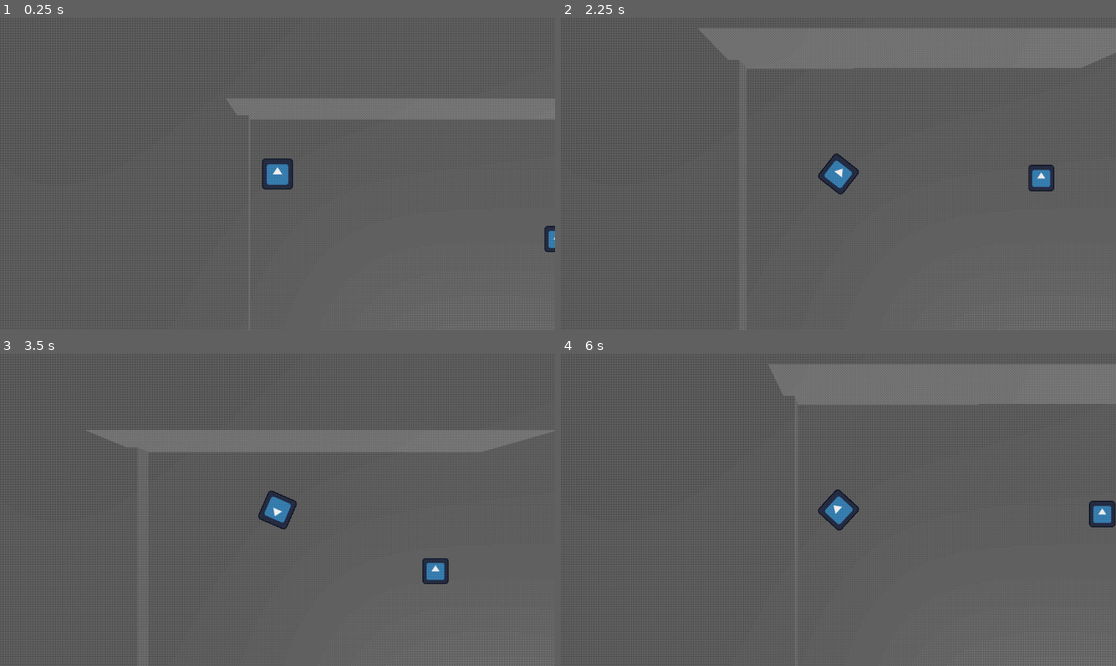
Above: before the commit, frames 1-4 (two rows, left to right).
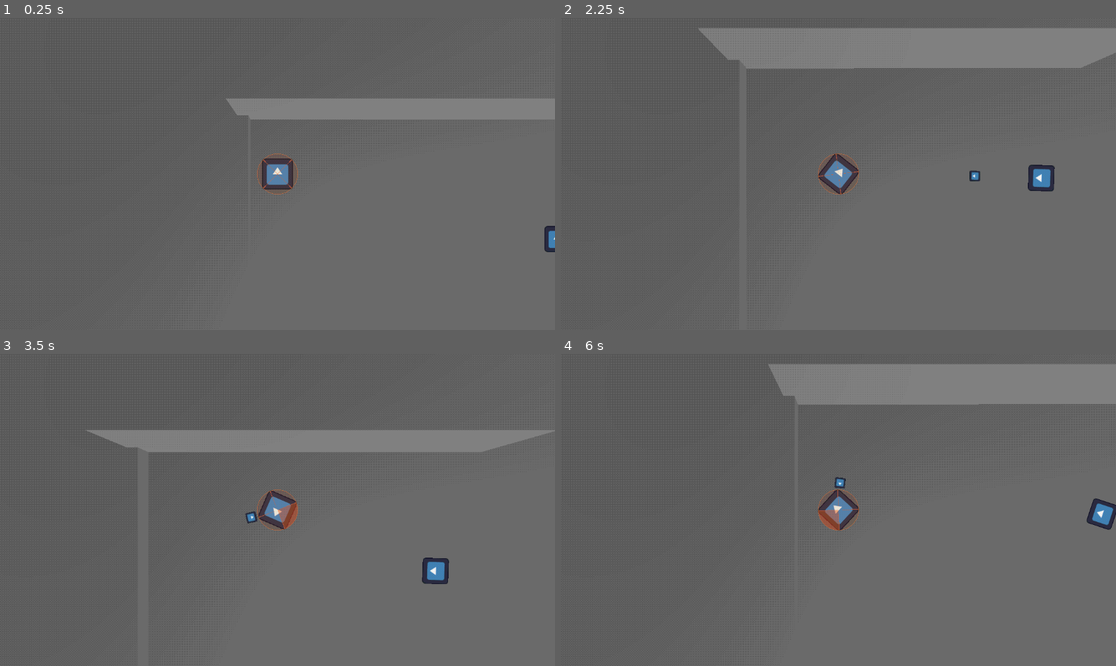
Above: after the commit, the same moments.

Repository: CasualShrub/arrow-head
Game: Godot game, scene res://scenes/encounter.tscn
Same seed, same stepped clock (60 frames per second), same inputs: the game is played once before the commit and once after it. The engine's default icon, where the game draws it, is replaced by a stand-in: a white triangle on a blue panel in a dark square.
Inputs (mouse positions are in pixels of both pictures, inside the frame that each line leads up to):
- Up to frame 1 (0.25 s): no input
- Up to frame 2 (2.25 s): tap Enter at 0.5 s; move the mouse to (960, 158) at 0.52 s; hold D (move_right) 0.53-1.28 s; hold Space (fire) 0.53-1.28 s; move the mouse to (727, 189) at 1.27 s; hold S (move_down) 1.28-2.03 s; tap Space (fire) at 1.35 s; move the mouse to (894, 105) at 2.02 s; hold D (move_right) from 2.03 s (still down); hold Space (fire) from 2.03 s (still down)
- Up to frame 3 (3.5 s): move the mouse to (249, 572) at 2.77 s; release D (move_right) at 2.78 s; release Space (fire) at 2.78 s; hold W (move_up) from 2.78 s (still down); tap Space (fire) at 2.85 s
- Up to frame 4 (6 s): move the mouse to (1005, 556) at 3.52 s; release W (move_up) at 3.53 s; hold Space (fire) 3.53-4.28 s; hold A (move_left) 3.53-5.03 s; move the mouse to (672, 463) at 4.27 s; tap Space (fire) at 4.35, 5.85 s; move the mouse to (866, 510) at 5.02 s; hold S (move_down) 5.03-5.78 s; hold Space (fire) 5.03-5.78 s; move the mouse to (755, 432) at 5.77 s; hold D (move_right) from 5.78 s (still down)

The runs differ from the first frame. In frame 1, 1.7% of the frame differs, in the area x 38-100%, y 26-100%; in frame 2, 2.0%; in frame 3, 2.0%; in frame 4, 2.2%, in the area x 37-100%, y 3-100%.

Commit message:
add basic sectors

Diff:
--- a/scenes/arrow.tscn
+++ b/scenes/arrow.tscn
@@ -3,17 +3,22 @@
 [ext_resource type="Script" uid="uid://ddq3o77rdeao0" path="res://scripts/arrow.gd" id="1_arrow"]
 [ext_resource type="Texture2D" uid="uid://ssnmuf3en2ae" path="res://icon.svg" id="2_23jat"]
 
-[sub_resource type="CapsuleShape3D" id="CapsuleShape3D_ub6uw"]
+[sub_resource type="CapsuleShape3D" id="CapsuleShape3D_23jat"]
+radius = 0.2
+height = 0.6
 
 [node name="Arrow" type="CharacterBody3D" unique_id=201688871]
-transform = Transform3D(1.69, 0, 0, 0, 1.69, 0, 0, 0, 0, 0, 0, 0)
 collision_layer = 2
 collision_mask = 5
+motion_mode = 1
 script = ExtResource("1_arrow")
 
-[node name="Visual" type="Sprite3D" parent="." unique_id=795682716]
+[node name="Collider" type="CollisionShape3D" parent="." unique_id=568441233]
+unique_name_in_owner = true
+transform = Transform3D(1, 0, 0, 0, -4.371139e-08, 1, 0, -1, -4.371139e-08, 0, 0, 0)
+shape = SubResource("CapsuleShape3D_23jat")
+
+[node name="Sprite3D" type="Sprite3D" parent="." unique_id=1125079801]
+transform = Transform3D(0.2, 0, 0, 0, -8.742278e-09, 0.2, 0, -0.2, -8.742278e-09, 0, 0, 0)
+double_sided = false
 texture = ExtResource("2_23jat")
-
-[node name="Collider" type="CollisionShape3D" parent="." unique_id=1528460849]
-unique_name_in_owner = true
-shape = SubResource("CapsuleShape3D_ub6uw")
--- a/scenes/encounter.tscn
+++ b/scenes/encounter.tscn
@@ -4,9 +4,14 @@
 [ext_resource type="PackedScene" uid="uid://boryk37cbh1nx" path="res://scenes/player.tscn" id="1_lp88p"]
 [ext_resource type="Script" uid="uid://doms8x46cr1tt" path="res://scripts/camera.gd" id="3_ensgf"]
 [ext_resource type="PackedScene" uid="uid://b8rs35o7f45v0" path="res://scenes/enemy.tscn" id="4_kb58x"]
-[ext_resource type="Material" uid="uid://cuk6ujha27ml6" path="res://shaders/test.tres" id="5_75kek"]
+[ext_resource type="Shader" uid="uid://dnw37cynwb7od" path="res://shaders/screen_effect.gdshader" id="5_75kek"]
 
 [sub_resource type="Environment" id="Environment_ub6uw"]
+
+[sub_resource type="ShaderMaterial" id="ShaderMaterial_tuyoq"]
+shader = ExtResource("5_75kek")
+shader_parameter/color_steps = 12.0
+shader_parameter/dither_strength = 0.25
 
 [node name="Encounter" type="Node3D" unique_id=571267862]
 script = ExtResource("1_eu4s7")
@@ -47,6 +52,7 @@
 
 [node name="CSGBox3D3" type="CSGBox3D" parent="SubViewportContainer/SubViewport/World" unique_id=1883586222]
 transform = Transform3D(1, 0, 0, 0, 1, 0, 0, 0, 1, 3.9434004, -0.6442939, -25.800964)
+use_collision = true
 collision_layer = 4
 size = Vector3(10.082903, 2.6455078, 48.39807)
 
@@ -68,7 +74,7 @@
 transform = Transform3D(1, 0, 0, 0, 1, 0, 0, 0, 1, 6.883429, 0, 1.6004148)
 
 [node name="ColorRect" type="ColorRect" parent="." unique_id=1172579494]
-material = ExtResource("5_75kek")
+material = SubResource("ShaderMaterial_tuyoq")
 anchors_preset = 15
 anchor_right = 1.0
 anchor_bottom = 1.0
--- a/scenes/enemy.tscn
+++ b/scenes/enemy.tscn
@@ -18,7 +18,7 @@
 [node name="HurtCollider" type="CollisionShape3D" parent="." unique_id=1742085930]
 unique_name_in_owner = true
 shape = SubResource("SphereShape3D_ensgf")
-debug_color = Color(1, 0, 0, 0.41960785)
+debug_color = Color(0, 0.6, 0.7019608, 0.41960785)
 
 [node name="Health" type="Node" parent="." unique_id=1511902786]
 script = ExtResource("2_md0e3")
@@ -33,4 +33,9 @@
 
 [node name="Sprite" type="Sprite3D" parent="." unique_id=508008351]
 transform = Transform3D(0.5, 0, 0, 0, -2.1855694e-08, 0.5, 0, -0.5, -2.1855694e-08, 0, 0, 0)
+double_sided = false
 texture = ExtResource("5_c4w8v")
+
+[node name="InstanceTimers" type="Node" parent="." unique_id=160238136]
+
+[connection signal="timeout" from="FireDebounce" to="." method="_on_fire_timeout"]
--- a/scenes/level.tscn
+++ b/scenes/level.tscn
@@ -52,13 +52,13 @@
 
 [node name="Player" parent="." unique_id=508579643 instance=ExtResource("2_w8frs")]
 
-[node name="Enemy" parent="." unique_id=1183056859 node_paths=PackedStringArray("player") instance=ExtResource("2_w7c3h")]
-position = Vector2(-300, -150)
+[node name="Enemy" parent="." unique_id=1183056859 instance=ExtResource("2_w7c3h")]
+transform = Transform3D(1, 0, 0, 0, 1, 0, 0, 0, 1, -300, -150, 0)
+
+[node name="SectorDisplay" type="Node2D" parent="." unique_id=1684153881 node_paths=PackedStringArray("player")]
+z_index = 1
+script = ExtResource("4_sd")
+radius = null
 player = NodePath("../Player")
 
-[node name="SectorDisplay" type="Node2D" parent="." node_paths=PackedStringArray("player")]
-z_index = 1
-script = ExtResource("4_sd")
-player = NodePath("../Player")
-
-[node name="Hud" parent="." instance=ExtResource("3_hud")]
+[node name="Hud" parent="." unique_id=2110212236 instance=ExtResource("3_hud")]
--- a/scenes/player.tscn
+++ b/scenes/player.tscn
@@ -4,19 +4,42 @@
 [ext_resource type="Script" uid="uid://cq7vk7ukbmts4" path="res://scripts/health_component.gd" id="2_g2els"]
 [ext_resource type="Script" uid="uid://bw22qrc8y4p5b" path="res://scripts/input_component.gd" id="3_qhqgy"]
 [ext_resource type="Texture2D" uid="uid://ssnmuf3en2ae" path="res://icon.svg" id="4_dqkch"]
+[ext_resource type="Shader" uid="uid://bfi638v144t8g" path="res://shaders/sector_visualiser.gdshader" id="5_qlg0r"]
+[ext_resource type="Script" uid="uid://bdywsusg7sgug" path="res://scripts/sectors_component.gd" id="6_tuyoq"]
 
-[sub_resource type="SphereShape3D" id="SphereShape3D_qlg0r"]
+[sub_resource type="SphereShape3D" id="SphereShape3D_tuyoq"]
+radius = 0.4
 
-[node name="Player" type="CharacterBody3D" unique_id=439211336 node_paths=PackedStringArray("input", "health")]
+[sub_resource type="ShaderMaterial" id="ShaderMaterial_fjrip"]
+render_priority = 0
+shader = ExtResource("5_qlg0r")
+shader_parameter/sector_count = 4
+shader_parameter/aimed_sector = -1
+shader_parameter/occupied_mask = 0
+shader_parameter/empty_color = Color(0.9, 0.35, 0.15, 0.12)
+shader_parameter/occupied_color = Color(0.9, 0.35, 0.15, 0.5)
+shader_parameter/highlight_color = Color(0.9882353, 0.59607846, 0, 0.7137255)
+shader_parameter/line_color = Color(0.95, 0.45, 0.25, 0.7)
+shader_parameter/edge_width = 0.02
+shader_parameter/outer_ring_width = 0.02
+
+[sub_resource type="QuadMesh" id="QuadMesh_ub6uw"]
+
+[node name="Player" type="CharacterBody3D" unique_id=439211336 node_paths=PackedStringArray("input", "health", "sectors")]
 collision_mask = 4
 script = ExtResource("1_3vyb7")
 input = NodePath("Input")
 health = NodePath("Health")
+sectors = NodePath("Sectors")
+hurt_radius = 0.4
+sector_count = 4
+sector_centered = true
+sector_radius = 1.0
 
 [node name="HurtCollider" type="CollisionShape3D" parent="." unique_id=1401584448]
 unique_name_in_owner = true
-shape = SubResource("SphereShape3D_qlg0r")
-debug_color = Color(1, 0, 0, 0.41960785)
+shape = SubResource("SphereShape3D_tuyoq")
+debug_color = Color(0, 0.6, 0.7019608, 0.41960785)
 
 [node name="Health" type="Node" parent="." unique_id=1891742081]
 script = ExtResource("2_g2els")
@@ -37,4 +60,13 @@
 [node name="Sprite" type="Sprite3D" parent="." unique_id=1671790148]
 unique_name_in_owner = true
 transform = Transform3D(0.59999996, 0, 0, 0, -2.6226832e-08, 0.59999996, 0, -0.59999996, -2.6226832e-08, 0, 0, 0)
+double_sided = false
 texture = ExtResource("4_dqkch")
+
+[node name="Sectors" type="MeshInstance3D" parent="." unique_id=9603647]
+transform = Transform3D(-0.70710677, -0.70710677, -3.090862e-08, 0, -4.371139e-08, 1, -0.70710677, 0.70710677, 3.090862e-08, 0, 0.0095798075, 0)
+material_override = SubResource("ShaderMaterial_fjrip")
+mesh = SubResource("QuadMesh_ub6uw")
+script = ExtResource("6_tuyoq")
+
+[connection signal="timeout" from="Recovery" to="." method="_on_recovery_timeout"]
--- a/scripts/arrow.gd
+++ b/scripts/arrow.gd
@@ -15,7 +15,7 @@
 
 @export var damage := 10
 @export_group("movement")
-@export var speed := 700.0
+@export var speed := 7.0
 @export var max_bounces := 8
 @export var direction := Vector3.RIGHT:
 	set(value):
@@ -24,6 +24,8 @@
 @export_group("lifetime")
 @export var max_lifetime := 0.0
 @export var free_on_finish := true
+
+@onready var collider: CollisionShape3D = %Collider
 
 signal hit(target: Player)
 signal finished(arrow: Arrow)
@@ -58,7 +60,7 @@
 	if max_lifetime == 0: return INF
 	return max_lifetime - _life
 
-func get_sector(collided: int) -> Array[int]:
+func get_sectors(collided: int) -> Array[int]:
 	return [collided]
 
 func activate(pos: Vector3, dir: Vector3, new_team := team) -> void:
@@ -69,20 +71,20 @@
 	_life = 0.0
 	_bounces = 0
 	show()
-	%Collider.set_deferred("disabled", false)
+	collider.set_deferred("disabled", false)
 	set_physics_process(true)
 
 func stick(host: Node3D) -> void:
 	set_physics_process(false)
 	velocity = Vector3.ZERO
-	%Collider.set_deferred("disabled", true)
+	collider.set_deferred("disabled", true)
 	reparent.call_deferred(host)
 
 func deactivate() -> void:
 	set_physics_process(false)
 	velocity = Vector3.ZERO
 	hide()
-	%Collider.set_deferred("disabled", true)
+	collider.set_deferred("disabled", true)
 
 func _finish() -> void:
 	deactivate()
--- a/scripts/embedded_arrow.gd
+++ b/scripts/embedded_arrow.gd
@@ -24,13 +24,19 @@
 	return _arrow
 
 func grab() -> Arrow:
+	var a := _arrow
+	_arrow = null
 	queue_free()
-	return get_arrow()
+	return a
 
 func try_grab() -> Arrow:
 	if not is_firing_enabled(): return null
 	return grab()
 
+func _exit_tree() -> void:
+	print("exiting")
+	if _arrow: _arrow.queue_free()
+
 func _init(arrow: Arrow, sector: int) -> void:
 	_arrow = arrow
 	_sector = sector
--- a/scripts/encounter.gd
+++ b/scripts/encounter.gd
@@ -31,7 +31,9 @@
 	p.died.connect(_on_player_died.bind(p))
 
 func start() -> void:
-	for e in get_enemies():
+	var enemies := find_children("*", "Enemy")
+	for e in enemies:
+		print(e)
 		add_enemy(e)
 	add_player(player)
 	_ongoing = true
@@ -51,3 +53,4 @@
 
 func _ready() -> void:
 	if not player: player = %Player
+	start()
--- a/scripts/enemy.gd
+++ b/scripts/enemy.gd
@@ -19,7 +19,6 @@
 		hurt_radius = value
 
 var _dead := false
-var _alerted := false
 var _movement_pattern: Dictionary[float, Vector2] = {}
 
 signal fired(arrow: Arrow, dir: Vector3)
@@ -31,7 +30,7 @@
 func _update_collider(c: CollisionShape3D, r: float) -> void:
 	if not c:
 		return
-	var s := CapsuleShape3D.new()
+	var s := SphereShape3D.new()
 	s.radius = r
 	c.shape = s
 
@@ -148,14 +147,29 @@
 		return
 	look_at(player.global_position)
 
-func _patrol() -> void:
+func _patrol(dt: float) -> void:
 	pass
 
-func _sussy() -> void:
+func _med_sus(dt: float) -> void:
+	_patrol(dt)
+
+func _high_sus(dt: float) -> void:
+	_patrol(dt)
+
+func _alert(dt: float) -> void:
 	pass
 
-func _alert() -> void:
-	pass
+func _select_behaviour(dt: float) -> void:
+	if sus.is_alert():
+		_alert(dt)
+	else:
+		match sus.get_stage():
+			sus.SusStage.LW:
+				_patrol(dt)
+			sus.SusStage.MD:
+				_med_sus(dt)
+			sus.SusStage.HI:
+				_high_sus(dt)
 
 func is_dead() -> bool:
 	return _dead
@@ -163,20 +177,18 @@
 func die() -> void:
 	died.emit()
 
+func _physics_process(delta: float) -> void:
+	if Engine.is_editor_hint(): return
+	_select_behaviour(delta)
+
 func _ready() -> void:
-	if not Engine.is_editor_hint():
-		%FireDebounce.wait_time = fire_rate
-		%FireDebounce.timeout.connect(_on_fire_timeout)
-		%FireDebounce.start()
+	if Engine.is_editor_hint(): return
+	%FireDebounce.wait_time = fire_rate
+	%FireDebounce.start()
 
 func _on_fire_timeout() -> void:
+	print("firing")
 	_look_at_player()
 	if arrow_scene:
 		fire(_make_arrow(arrow_scene), _get_arrow_dir(0))
 	%FireDebounce.start()
-
-func _physics_process(_delta: float) -> void:
-	if not _alerted:
-		_patrol()
-	else:
-		_sussy()
--- a/scripts/player.gd
+++ b/scripts/player.gd
@@ -6,6 +6,7 @@
 
 @export var input: InputComponent
 @export var health: HealthComponent
+@export var sectors: SectorsComponent
 
 @onready var camera: Camera3D = %Camera
 
@@ -22,19 +23,39 @@
 		if value < 0: value = 0
 		_update_collider(%HurtCollider, value)
 		hurt_radius = value
-@export var sector_count := 4
-@export var sector_centered := false
+@export_group("sectors")
+@export var sector_count: int:
+	set(value):
+		if not sectors: return
+		sectors.sector_count = value
+	get:
+		if not sectors: return -1
+		return sectors.sector_count
+@export var sector_centered: bool:
+	set(value):
+		if not sectors: return
+		sectors.centered = value
+	get:
+		if not sectors: return false
+		return sectors.centered
+@export var sector_radius: float:
+	set(value):
+		if not sectors: return
+		sectors.radius = value
+	get:
+		if not sectors: return false
+		return sectors.radius
 
 signal hit(arrow: Arrow, sector: int)
 signal fired(arrow: Arrow)
-signal died()
+signal died
 
-var _sectors: Array[EmbeddedArrow]
 var _dead := false
 
 func _update_collider(c: CollisionShape3D, r: float) -> void:
 	if not c: return
-	var s := CapsuleShape3D.new()
+	var s := SphereShape3D.new()
+	s.radius = r
 	c.shape = s
 
 func get_facing() -> Vector3:
@@ -44,69 +65,25 @@
 	var facing := get_facing()
 	return atan2(facing.z, facing.x) + (PI / 2)
 
-func _setup_sectors() -> void:
-	_sectors = []
-	_sectors.resize(sector_count)
-
-func get_sector(pos: Vector3) -> int:
-	var sector_size := 2 * PI / sector_count
-	var theta := atan2(pos.z, pos.x) - get_facing_angle()
-	if sector_centered:
-		theta += sector_size / 2
-	if theta < 0:
-		theta += 2 * PI
-	elif theta >= 2 * PI:
-		theta -= 2 * PI
-	return floor(theta / sector_size)
-
-func get_embedded(sector: int) -> EmbeddedArrow:
-	return _sectors[sector]
-
-func fully_embedded() -> bool:
-	for embedded in _sectors:
-		if not embedded: return false
-	return true
-
-func sector_occupied(sector: int) -> bool:
-	return get_embedded(sector) != null
-
-func sectors_occupied(sectors: Array[int]) -> bool:
-	for s in sectors:
-		if sector_occupied(s): return true
-	return false
-
 func embed_arrow(arrow: Arrow, sector: int) -> void:
-	var selected_sectors := arrow.get_sector(sector)
+	var selected_sectors := arrow.get_sectors(sector)
 	var embedded := EmbeddedArrow.new(arrow, sector)
-	for s in selected_sectors:
-		_sectors[s] = embedded
-	if fully_embedded():
+	sectors.store(selected_sectors, embedded)
+	if sectors.full():
 		enable_firing()
 
 func try_embed_arrow(arrow: Arrow, sector: int,) -> bool:
-	var selected_sectors := arrow.get_sector(sector)
-	if sectors_occupied(selected_sectors): return false
+	var selected_sectors := arrow.get_sectors(sector)
+	if sectors.occupied(selected_sectors): return false
 	embed_arrow(arrow, sector)
 	return true
 
 func enable_firing():
-	for embedded in _sectors:
+	for embedded in sectors.get_stored():
 		embedded.enable_firing()
 
-func clear_embedded() -> void:
-	var freed := {}
-	for embedded in _sectors:
-		if not embedded or freed.has(embedded):
-			continue
-		freed[embedded] = true
-		var arrow := embedded.get_arrow()
-		if arrow:
-			arrow.queue_free()
-		embedded.queue_free()
-	_setup_sectors()
-
 func get_hit(arrow: Arrow) -> void:
-	var sector := get_sector(arrow.global_position - global_position)
+	var sector := sectors.get_sector_from_position(arrow.global_position)
 	if try_embed_arrow(arrow, sector):
 		arrow.stick(%Arrows)
 	else:
@@ -139,7 +116,7 @@
 
 func try_fire(sector: int) -> void:
 	if not %FireDebounce.is_stopped(): return
-	var embedded := get_embedded(sector)
+	var embedded = sectors.get_stored_at(sector) as EmbeddedArrow
 	if not embedded: return
 	var arrow := embedded.try_grab()
 	if arrow:
@@ -159,8 +136,11 @@
 func die() -> void:
 	_dead = true
 	print("You died!")
-	clear_embedded()
+	sectors.clear_stored()
 	died.emit()
+
+func _on_recovery_timeout() -> void:
+	pass
 
 func _physics_process(delta: float) -> void:
 	if Engine.is_editor_hint(): return
@@ -171,5 +151,5 @@
 	face_mouse()
 
 func _ready() -> void:
-	_setup_sectors()
 	_update_collider(%HurtCollider, hurt_radius)
+	if Engine.is_editor_hint(): return
--- /dev/null
+++ b/scripts/sectors_component.gd
@@ -0,0 +1,139 @@
+@tool
+extends MeshInstance3D
+class_name SectorsComponent
+
+@export var sector_count := 4:
+	set(value):
+		if not mat: return
+		mat.set_shader_parameter("sector_count", value)
+		sector_count = value
+@export var centered := true:
+	set(value):
+		_handle_centering(value)
+		centered = value
+@export var radius := 1.0:
+	set(value):
+		scale.x = value
+		scale.y = value
+		radius = value
+
+@onready var mat: ShaderMaterial = material_override
+
+var _stored := []
+
+func get_sector_size() -> float:
+	return 2 * PI / sector_count
+
+func get_sector_from_angle(angle: float) -> int:
+	var sector_size := get_sector_size()
+	if centered:
+		angle += sector_size / 2
+	if angle < 0:
+		angle += 2 * PI
+	elif angle >= 2 * PI:
+		angle -= 2 * PI
+	return floor(angle / sector_size)
+
+func get_sector_from_position(pos: Vector3) -> int:
+	var local_pos = to_local(pos)
+	var angle := atan2(local_pos.x, -local_pos.z)
+	return get_sector_from_angle(angle)
+
+func _stored_is_ref(stored: Variant) -> bool:
+	return stored is int and stored < sector_count
+
+func store(sectors: Array[int], to_store: Variant) -> bool:
+	if len(sectors) == 0: return false
+	if len(sectors) == 1:
+		var i := sectors[0]
+		if _stored[i] != null: return false
+		_stored[i] = to_store
+	else:
+		var largest := 0
+		for i in sectors:
+			largest = max(largest, i)
+			if _stored[i] != null: return false
+		for i in sectors:
+			if i == largest:
+				_stored[i] = to_store
+			else:
+				_stored[i] = largest
+	_update_occupied_mask()
+	return true
+
+func get_stored() -> Array:
+	return _stored
+
+func get_stored_at(sector: int) -> Variant:
+	var s = _stored[sector]
+	if _stored_is_ref(s): s = _stored[s]
+	return s
+
+func occupied(sectors: Array[int]) -> bool:
+	print("getting occupied",_stored)
+	for i in sectors:
+		if _stored[i] == null: return false
+	return true
+
+func full() -> bool:
+	for s in _stored:
+		if s == null: return false
+	return true
+
+func take_stored(sector: int) -> Variant:
+	var s = get_stored_at(sector)
+	if _stored_is_ref(s):
+		sector = s
+		s = get_stored_at(s)
+	# other slots are
+	var slots = [sector]
+	for i in range(sector_count):
+		# store actual in last slot, so if passed break
+		if i == sector:
+			break
+		if _stored[i] == sector:
+			slots.append(i)
+	for i in slots:
+		_stored[i] = null
+	_update_occupied_mask()
+	return s
+
+func clear_stored() -> void:
+	for s in _stored:
+		if s and s is not int:
+			print("clearing", s)
+			s.queue_free()
+	_stored = []
+	_setup_stored()
+
+func highlight_sector(sector: int = -1) -> void:
+	if not mat: return
+	mat.set_shader_parameter("aimed_sector", sector)
+
+func _update_occupied_mask() -> void:
+	if not mat: return
+	var mask := 0
+	for i in range(sector_count):
+		if _stored[i]:
+			mask += 1 << i
+	mat.set_shader_parameter("occupied_mask", mask)
+
+func _handle_centering(toggle: bool = centered) -> void:
+	if toggle:
+		_center()
+	else:
+		_decenter()
+
+func _center() -> void:
+	rotation.y = (PI + get_sector_size()) / 2
+
+func _decenter() -> void:
+	rotation.y = PI / 2
+
+func _setup_stored() -> void:
+	_stored.resize(sector_count)
+
+func _ready() -> void:
+	if not Engine.is_editor_hint():
+		_setup_stored()
+	_handle_centering()
--- /dev/null
+++ b/shaders/sector_visualiser.gdshader
@@ -0,0 +1,84 @@
+shader_type spatial;
+
+render_mode unshaded, blend_mix, cull_disabled;
+
+uniform int sector_count = 8;
+uniform int aimed_sector = -1;
+uniform int occupied_mask = 0;
+
+uniform vec4 empty_color : source_color =
+    vec4(0.9, 0.35, 0.15, 0.12);
+
+uniform vec4 occupied_color : source_color =
+    vec4(0.9, 0.35, 0.15, 0.50);
+
+uniform vec4 highlight_color : source_color =
+    vec4(1.0, 0.7, 0.4, 0.95);
+
+uniform vec4 line_color : source_color =
+    vec4(0.95, 0.45, 0.25, 0.7);
+
+uniform float edge_width = 0.02;
+uniform float outer_ring_width = 0.02;
+
+bool sector_occupied(int sector) {
+    return (occupied_mask & (1 << sector)) != 0;
+}
+
+void fragment() {
+
+    vec2 p = UV * 2.0 - 1.0;
+
+    float r = length(p);
+
+    if (r > 1.0) {
+        discard;
+    }
+
+    float angle = atan(p.y, p.x);
+
+    if (angle < 0.0) {
+        angle += TAU;
+    }
+
+    float sector_size =
+        TAU / float(max(sector_count, 1));
+
+    int sector =
+        int(floor(angle / sector_size));
+
+    vec4 color =
+        sector_occupied(sector)
+        ? occupied_color
+        : empty_color;
+
+    if (sector == aimed_sector) {
+        color = highlight_color;
+    }
+
+    float local_angle =
+        mod(angle, sector_size);
+
+    float edge_dist =
+        min(
+            local_angle,
+            sector_size - local_angle
+        );
+
+    bool radial_edge =
+        edge_dist < edge_width;
+
+    bool outer_edge =
+        abs(r - 1.0) < outer_ring_width;
+
+    if (radial_edge || outer_edge) {
+        color = line_color;
+
+        if (sector == aimed_sector) {
+            color = highlight_color;
+        }
+    }
+
+    ALBEDO = color.rgb;
+    ALPHA = color.a;
+}
--- a/shaders/test.tres
+++ /dev/null
@@ -1,8 +0,0 @@
-[gd_resource type="ShaderMaterial" format=3 uid="uid://cuk6ujha27ml6"]
-
-[ext_resource type="Shader" uid="uid://dnw37cynwb7od" path="res://shaders/test.gdshader" id="1_tnh2o"]
-
-[resource]
-shader = ExtResource("1_tnh2o")
-shader_parameter/color_steps = 8.0
-shader_parameter/dither_strength = 1.0
Not shown: 2 places in scenes/level.tscn that only renumber resources
Not shown, added: scripts/sectors_component.gd.uid
Renamed: shaders/test.gdshader -> shaders/screen_effect.gdshader
Renamed: shaders/test.gdshader.uid -> shaders/screen_effect.gdshader.uid
Not shown, added: shaders/sector_visualiser.gdshader.uid
